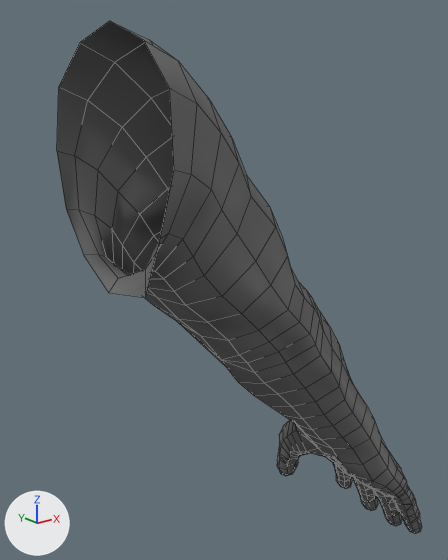
Two versions of the FBX model Assets/3Dmodels/3Dmodels_Bodies/3Dmodels_Bodies_Humans/3Dmodels_Bodies_Human_Males/3Dmodel_Body_Human_Male_Strong/3Dmodel_Body_Human_Male_Strong_ArmRight.fbx, one commit apart.
The view is the same before and after, from a 50 mm camera at (-0.041, -0.518, 1.479) aimed at (0.412, 0.049, 1.252). The axes (+X, +Y, +Z) are drawn at lower left. The lights are the same throughout. The older version comes first. Mesh edges are drawn as thin lines. Where no turn or scale is listed for an object, it has been applied to the vertices.

Objects in the first picture: 'Body_Human_Male_Strong_ArmRight'.
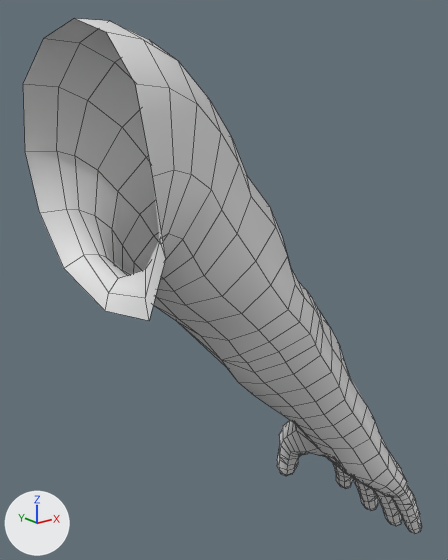
What changed in the scene script:
```text
Change me_body_human_male_strong_armright:
    used by ob_body_human_male_strong_armright; location = (0.0, 0.0, 0.0)
    remove me_body_human_male_strong_armright.from_pydata(...)  # 741 vertices, 766 faces; spans x 0.227..0.683, y -0.112..0.111, z 0.829..1.532
    add me_body_human_male_strong_armright.from_pydata(...)  # 753 vertices, 778 faces; spans x 0.202..0.683, y -0.12..0.111, z 0.829..1.532
    me_body_human_male_strong_armright part 1
    12 vertices are added at x 0.202..0.23, y -0.12..0.11, z 1.272..1.532
    12 new faces join them
    me_body_human_male_strong_armright part 2: 766 faces spanning x 0.227..0.683, y -0.112..0.111, z 0.829..1.532 switch from mat_material_body_human_male_strong to no material
```

Boxes (x1, y1, x2, y2) around the edits, measured in the pictures (448 x 560 px):
'Body_Human_Male_Strong_ArmRight', reshaped (9% wider)
    before: (57, 21, 422, 534)
    after: (23, 18, 422, 534)
part 1 of me_body_human_male_strong_armright, added
    after: (23, 18, 174, 320)
part 2 of me_body_human_male_strong_armright, recoloured (grey to white)
    both: (57, 24, 422, 534)
